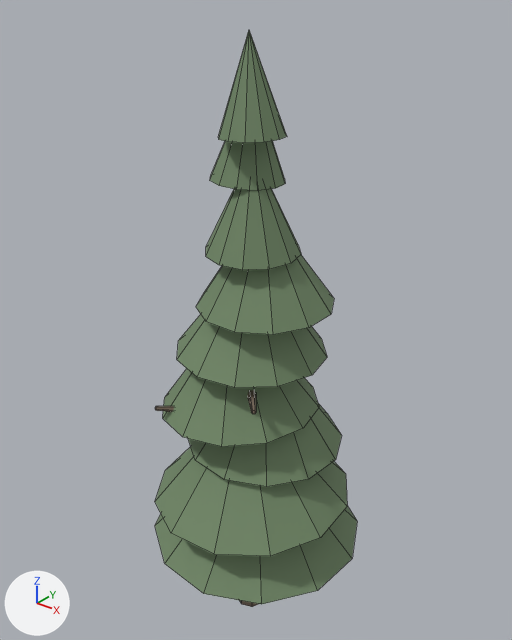
One commit to the FBX model clients/unity/UnityGameClient/Assets/Art/Models/conifer/conifer_LOD0.fbx: the scene before it, then after it.
Before and after are seen from a 50 mm camera at (7.37, -9.18, 12.74) aimed at (-0.24, 0.33, 6.84). Every picture has the same lights, and +X, +Y and +Z are marked at lower left. The picture after the commit comes second. Mesh edges are drawn as thin lines.

Objects in the first picture: 'conifer'.
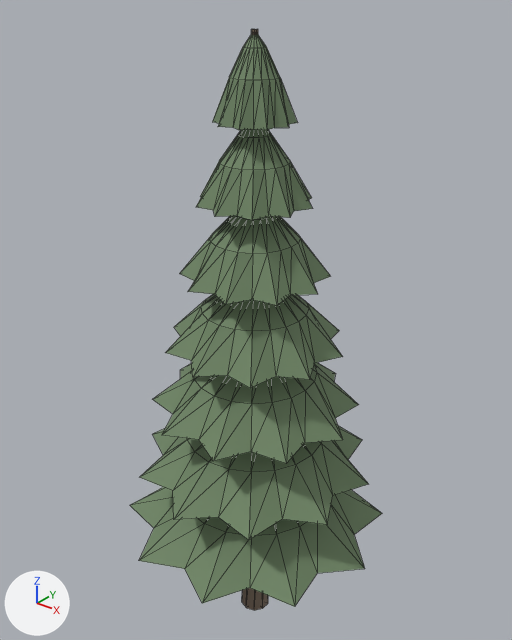
Scene script edits in JSON lines:
```json
{"block": "me_cone", "where": "# used by ob_conifer; location = (0.0, 0.0, 0.0)"}
{"op": "remove", "block": "me_cone", "code": "me_cone.from_pydata(...)  # 193 vertices, 167 faces; spans x -2.16..2.16, y -2.12..2.12, z 0.0..12.0"}
{"op": "add", "block": "me_cone", "code": "me_cone.from_pydata(...)  # 515 vertices, 810 faces; spans x -2.67..2.67, y 0.0..12.0, z -2.54..2.54"}
{"block": "me_cone", "change": "me_cone part 1: 14 loose pieces with 177 vertices, spanning x -2.16..2.16, y -2.12..2.12, z 2.22..12.0, are deleted"}
{"block": "me_cone", "change": "me_cone part 2: 16 vertices removed from x -0.46..0.18, y -0.3..0.34, z 0.0..11.61; 515 vertices added at x -2.67..2.67, y 0.0..12.0, z -2.54..2.54"}
{"op": "set", "path": "ob_conifer.rotation_euler", "old": "(0.0, 0.0, 0.0)", "new": "(1.571, 0.0, 0.0)", "note": "degrees (0, 0, 0) -> degrees (90, 0, 0)"}
```

Changed parts and their boxes [x1, y1, x2, y2] in the pictures (512 x 640 px):
```json
{"object": "conifer", "change": "reshaped, turned", "before": [155, 31, 357, 607], "after": [130, 29, 382, 610]}
{"part": 1, "of": "me_cone", "change": "deleted", "before": [155, 31, 357, 604]}
{"part": 2, "of": "me_cone", "change": "built on", "before": [239, 600, 258, 607], "after": [130, 29, 382, 610], "on screen": "mostly hidden before"}
```
